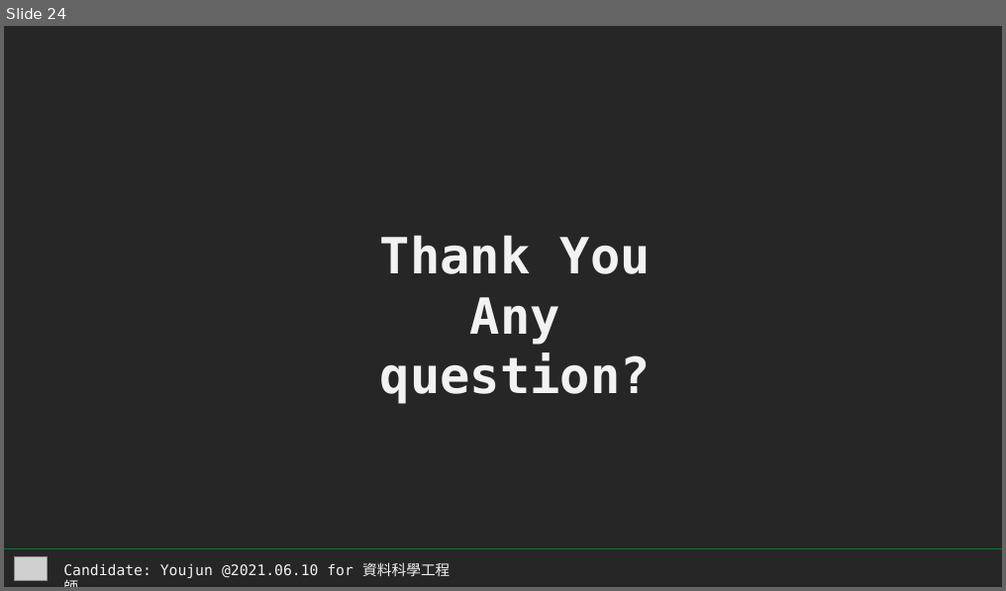
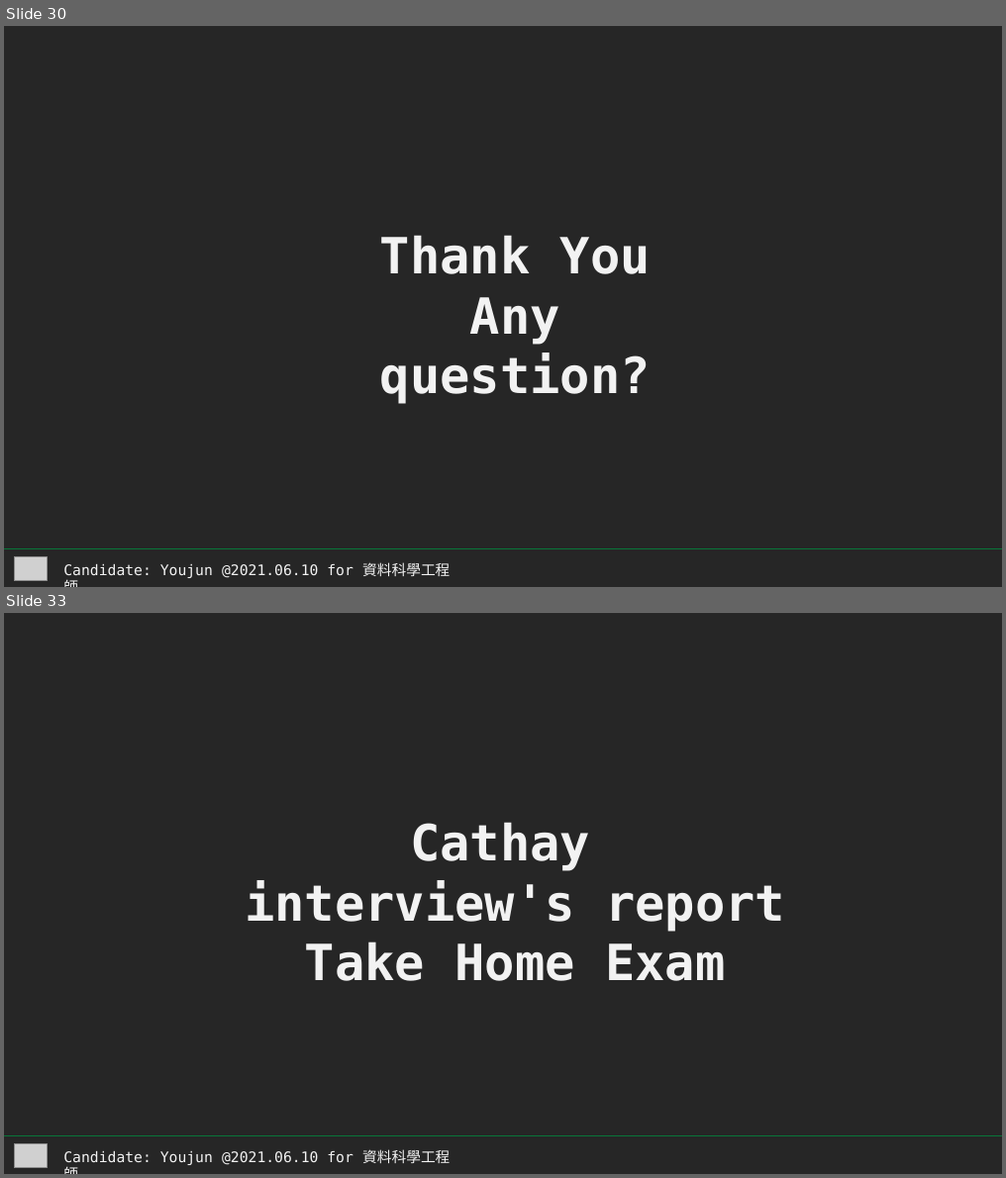
Before and after one commit to littlefish0331/cathay_intervie_591, a slide deck: report_youjun.pptx. Shown one above the other, each under a label of ours: slide 24 before the commit, slides 30 and 33 after it; the slides between them are not shown. The pictures are 1006x591 and 1006x1178 pixels, drawn with LibreOffice and Linux fonts; fonts in the diff are those of the drawing; grey boxes stand for pictures. Boxes give left, top, right and bottom in pixels: in the first picture for what was removed or moved away, otherwise in the second. Text is boxed around its words. In the diff, an @@ line names an element or a change of style, - is before the commit and + after.

```diff
--- a/report_youjun.pptx
+++ b/report_youjun.pptx
@@ slide 33 added at box(4, 613, 1002, 1174), background #262626 @@
@@ text added at box(245, 822, 785, 981), 48 pt, text #F2F2F2, bold @@
+Cathay
+interview's report
+Take Home Exam
@@ line added from (4, 1137) to (1002, 1137), #087639 0.5 pt @@
@@ picture added at box(14, 1145, 47, 1167) @@
@@ text added at box(63, 1150, 450, 1165), 14 pt, text #F2F2F2 @@
+Candidate: Youjun @2021.06.10 for 資料科學工程師
@@ what was slide 24 is now slide 30 @@
```
Also in this commit, not shown: 30 other slides added, 3 slides removed, 14 other files.
